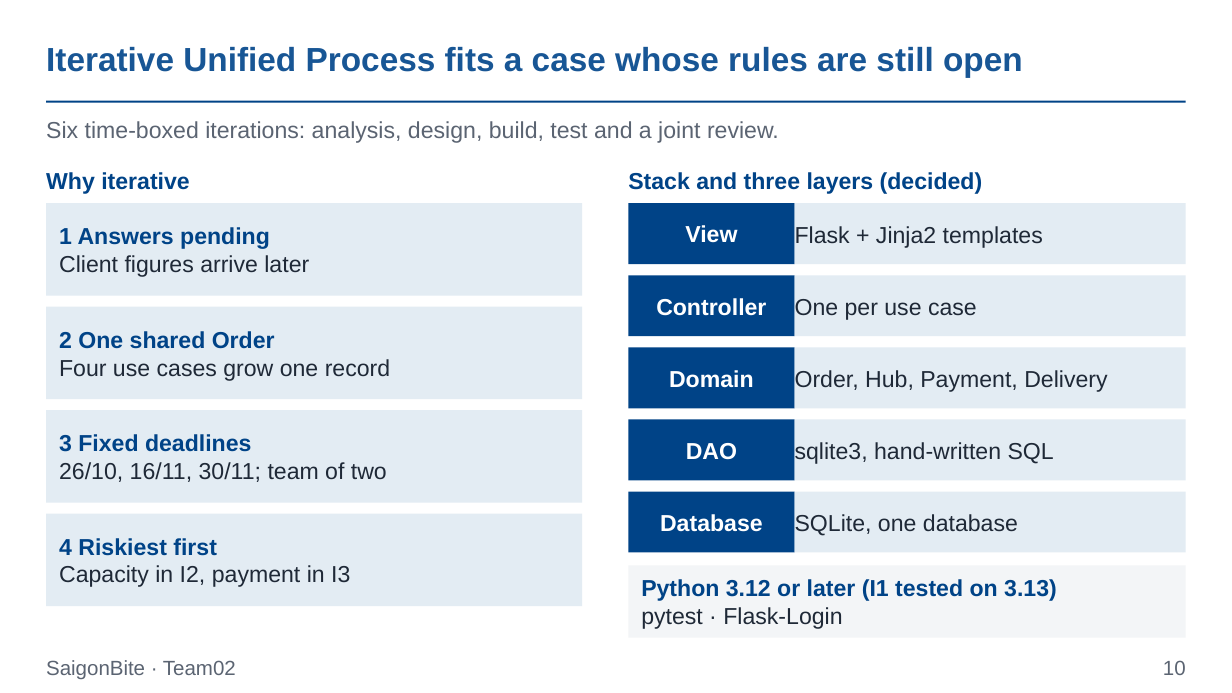
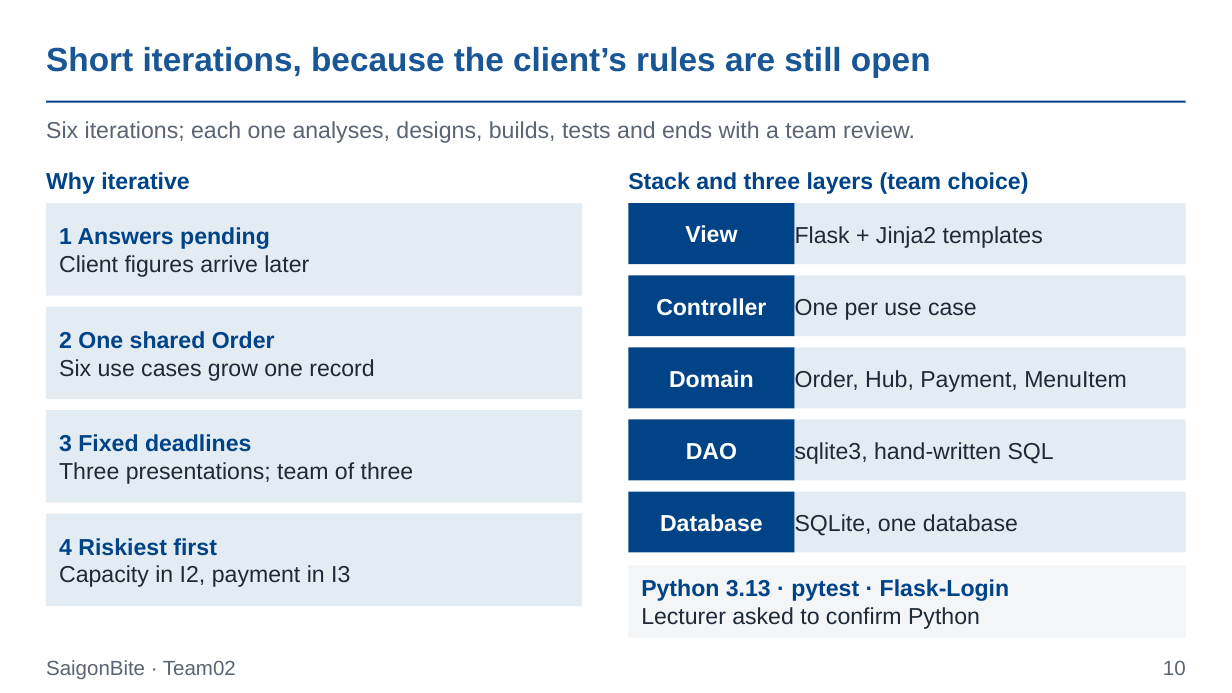
Before and after one commit to Dat071104/SaigonBite, a slide deck: slide 10 of docs/part1/Team02_Proposal_Slides_for_SaigonBite.pptx. Drawn at 1232x693 pixels with LibreOffice and Linux fonts; fonts in the diff are those of the drawing. Boxes give left, top, right and bottom in pixels: in the first picture for what was removed or moved away, otherwise in the second. Text is boxed around its words. In the diff, an @@ line names an element or a change of style, - is before the commit and + after.

```diff
--- a/docs/part1/Team02_Proposal_Slides_for_SaigonBite.pptx
+++ b/docs/part1/Team02_Proposal_Slides_for_SaigonBite.pptx
@@ title at (46, 47, 931, 77): text changed @@
-Iterative Unified Process fits a case whose rules are still open
+Short iterations, because the client’s rules are still open
@@ text at (46, 121, 915, 143): text changed @@
-Six time-boxed iterations: analysis, design, build, test and a joint review.
+Six iterations; each one analyses, designs, builds, tests and ends with a team review.
@@ text at (628, 172, 1029, 194): text changed @@
-Stack and three layers (decided)
+Stack and three layers (team choice)
@@ text at (59, 359, 374, 381): text changed @@
-Four use cases grow one record
+Six use cases grow one record
@@ text in rectangle at (795, 370, 1127, 392): text changed @@
-Order, Hub, Payment, Delivery
+Order, Hub, Payment, MenuItem
@@ text at (59, 462, 414, 484): text changed @@
-26/10, 16/11, 30/11; team of two
+Three presentations; team of three
@@ text at (641, 579, 1009, 629): text changed @@
-Python 3.12 or later (I1 tested on 3.13)
-pytest · Flask-Login
+Python 3.13 · pytest · Flask-Login
+Lecturer asked to confirm Python
```
Also in this commit, not shown: 11 other slides changed, 1 slide added, 1 slide removed, 9 other files.
